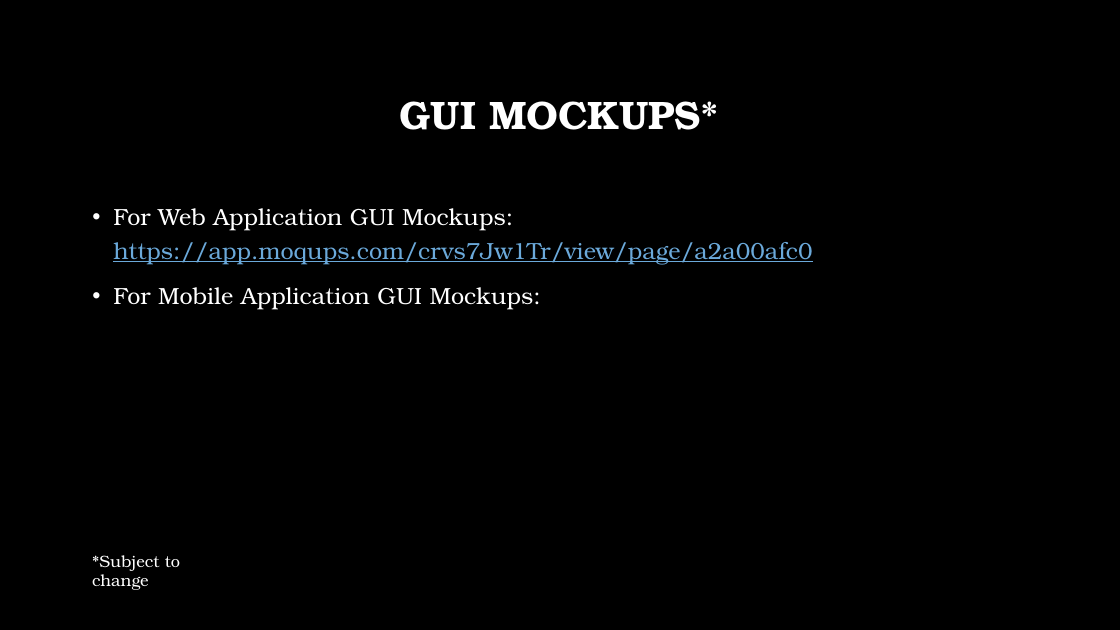
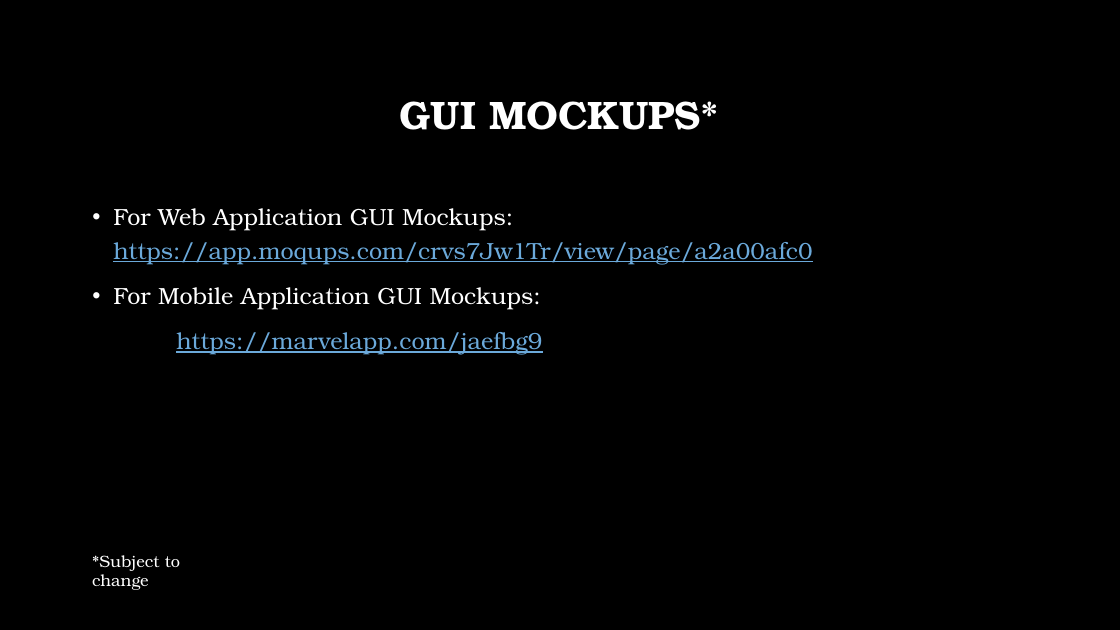
Before and after one commit to aimanahmedmoin1997/FinalYearProject, a slide deck: slide 9 of Kaavish Evaluation I/Evaluation I.pptx. Drawn at 1120x630 pixels with LibreOffice and Linux fonts; fonts in the diff are those of the drawing; background and template pictures are left out. Boxes give left, top, right and bottom in pixels: in the first picture for what was removed or moved away, otherwise in the second. Text is boxed around its words. In the diff, an @@ line names an element or a change of style, - is before the commit and + after.

```diff
--- a/Kaavish Evaluation I/Evaluation I.pptx
+++ b/Kaavish Evaluation I/Evaluation I.pptx
@@ text at (176, 332, 542, 355): paragraph added @@
+https://marvelapp.com/jaefbg9
```
Also in this commit, not shown: 1 slide added, 1 slide removed, 1 other file.
